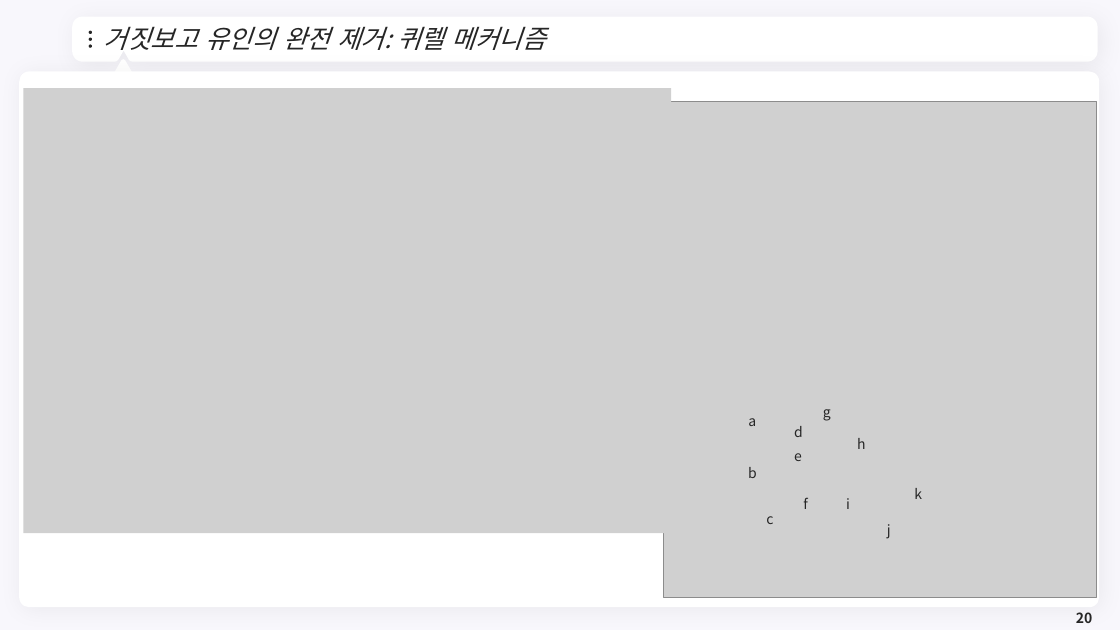
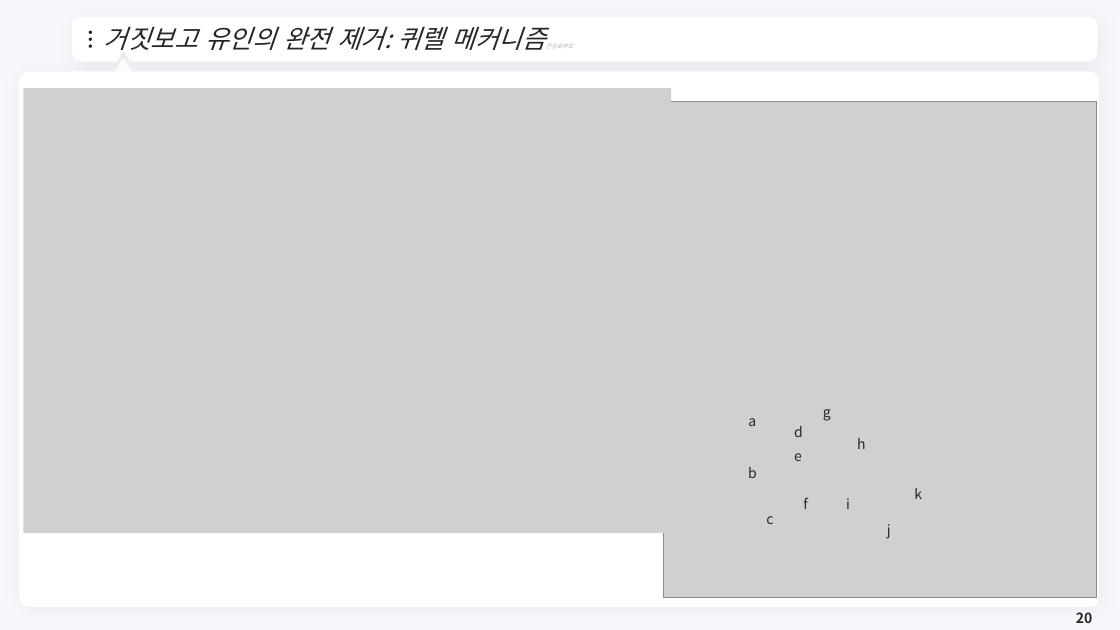
Before and after one commit to meandthey/Teaching, a slide deck: slide 20 of 환경경제학/2026-1/환경경제학_Chapter_09.pptx. Drawn at 1120x630 pixels with LibreOffice and Linux fonts; fonts in the diff are those of the drawing; grey boxes stand for pictures; background and template pictures are left out. Boxes give left, top, right and bottom in pixels: in the first picture for what was removed or moved away, otherwise in the second. Text is boxed around its words. In the diff, an @@ line names an element or a change of style, - is before the commit and + after.

```diff
--- a/환경경제학/2026-1/환경경제학_Chapter_09.pptx
+++ b/환경경제학/2026-1/환경경제학_Chapter_09.pptx
@@ title at [104,26,573,50]: text changed @@
-거짓보고 유인의 완전 제거: 퀴렐 메커니즘
+거짓보고 유인의 완전 제거: 퀴렐 메커니즘전승호바보
```
